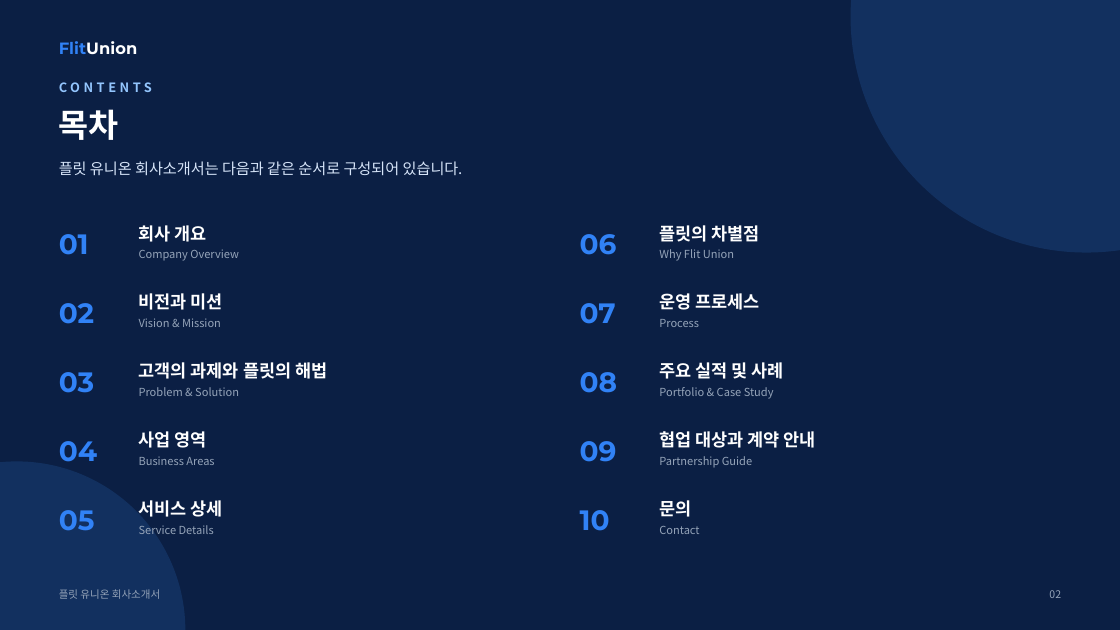
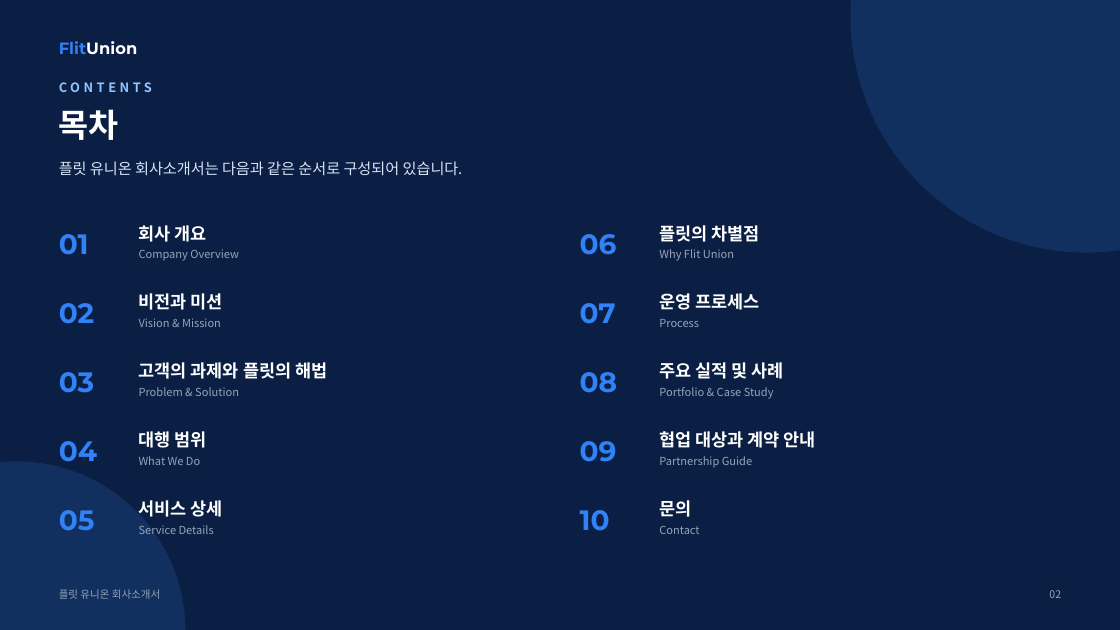
Before and after one commit to leearo9528-creator/Flitunion, a slide deck: slide 2 of docs/flitunion-company-profile.pptx. Drawn at 1120x630 pixels with LibreOffice and Linux fonts; fonts in the diff are those of the drawing. Boxes give left, top, right and bottom in pixels: in the first picture for what was removed or moved away, otherwise in the second. Text is boxed around its words. In the diff, an @@ line names an element or a change of style, - is before the commit and + after.

```diff
--- a/docs/flitunion-company-profile.pptx
+++ b/docs/flitunion-company-profile.pptx
@@ text at [139,431,207,448]: text changed @@
-사업 영역
+대행 범위
@@ text at [139,456,200,465]: text changed @@
-Business Areas
+What We Do
```
Also in this commit, not shown: 16 other slides changed, 4 slides added, 4 other files.
